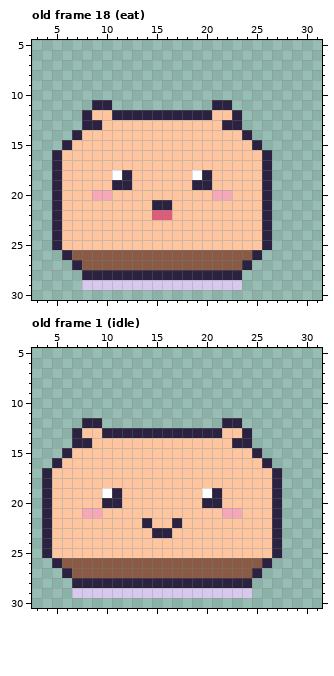
Edited in one commit: pixel-art file (art/characters/basic/dumpling.aseprite). The picture above was drawn from the file before the commit.
32x32 pixels, 24 frames. Shown: old frame 18 (eat): x 3..31, y 5..30; old frame 1 (idle): x 3..31, y 5..30. The commit also changed other frames, which this record leaves out.
And afterwards:
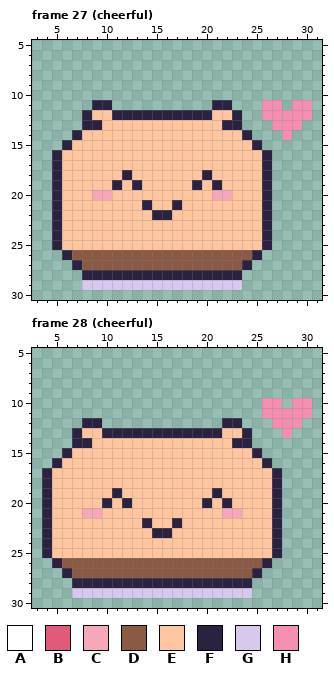
Palette (. is transparent): A #ffffff  B #e05a7a  C #f7a8b8  D #8a5a44  E #ffc59e  F #2b2140  G #d9c8ee  H #f48fb1
A new or re-ordered frame is compared with the old frame closest to it.
The edit:
frames 24 -> 28
--- frame 27 (cheerful) is new; against old frame 18 (eat), layer "pet"
@@ x 24..31 @@
 10 ........
-11 ........
-12 ........
-13 ........
-14 F.......
+11 ..HH.HH.
+12 ..HHHHH.
+13 ...HHH..
+14 F...H...
 15 EF......
@@ x 9..23 @@
 17 EEEEEEEEEEEEEEE
-18 EEAFEEEEEEAFEEE
-19 EEFFEEEEEEFFEEE
+18 EEEFEEEEEEEFEEE
+19 EEFEFEEEEEFEFEE
 20 CCEEEEEEEEEECCE
-21 EEEEEEFFEEEEEEE
-22 EEEEEEBBEEEEEEE
+21 EEEEEFEEFEEEEEE
+22 EEEEEEFFEEEEEEE
 23 EEEEEEEEEEEEEEE
--- frame 28 (cheerful) is new; against old frame 1 (idle), layer "pet"
@@ x 24..31 @@
  9 ........
-10 ........
-11 ........
-12 ........
-13 F.......
+10 ..HH.HH.
+11 ..HHHHH.
+12 ...HHH..
+13 F...H...
 14 F.......
@@ x 8..24 @@
 18 EEEEEEEEEEEEEEEEE
-19 EEAFEEEEEEEEAFEEE
-20 EEFFEEEEEEEEFFEEE
+19 EEEFEEEEEEEEEFEEE
+20 EEFEFEEEEEEEFEFEE
 21 CCEEEEEEEEEEEECCE
Boxes around the changes in both pictures, in picture pixels (x1, y1, x2, y2):
added: (262, 100, 312, 140)
changed: (112, 170, 222, 220)
added: (262, 398, 312, 438)
changed: (102, 488, 132, 508)
changed: (202, 488, 232, 508)
